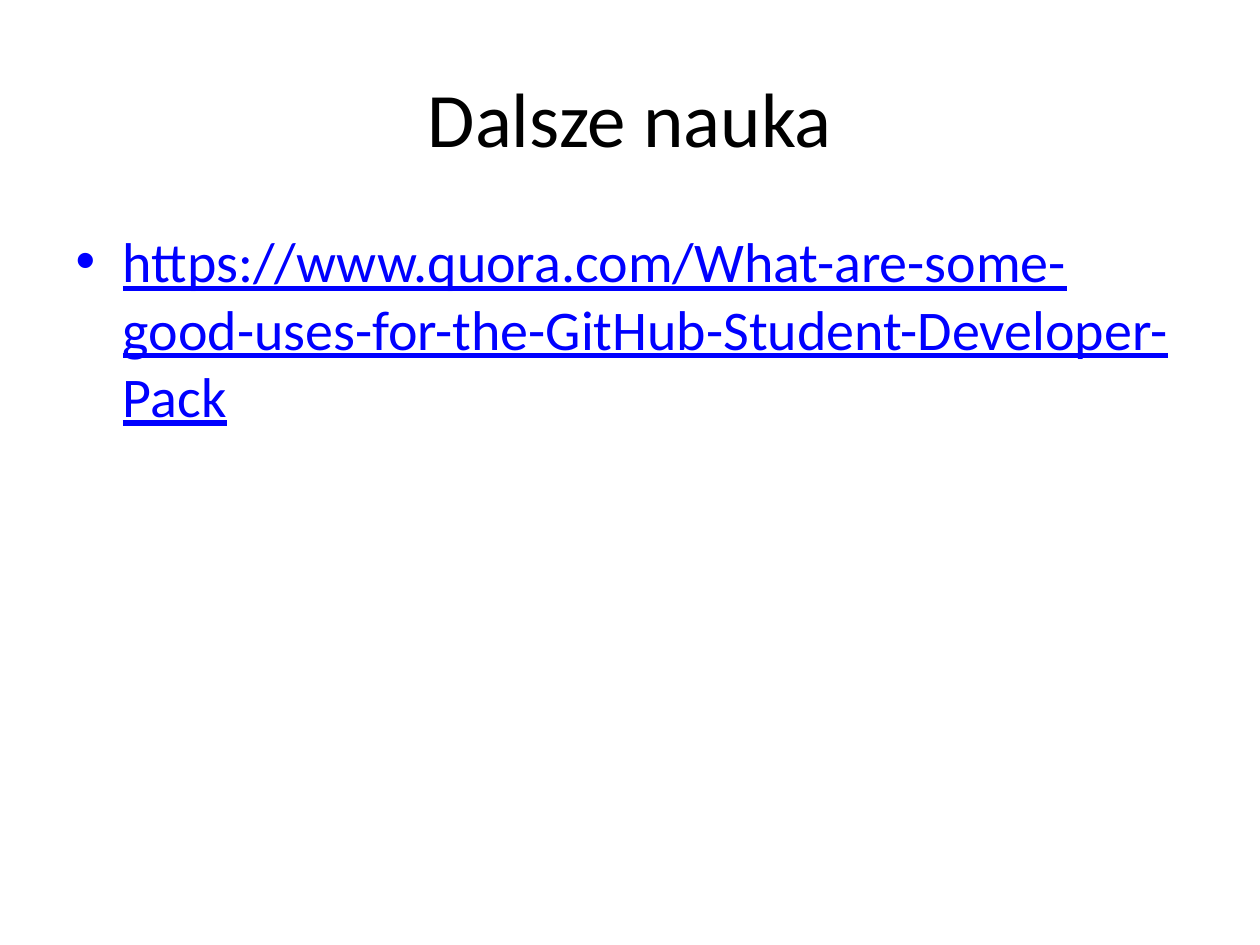
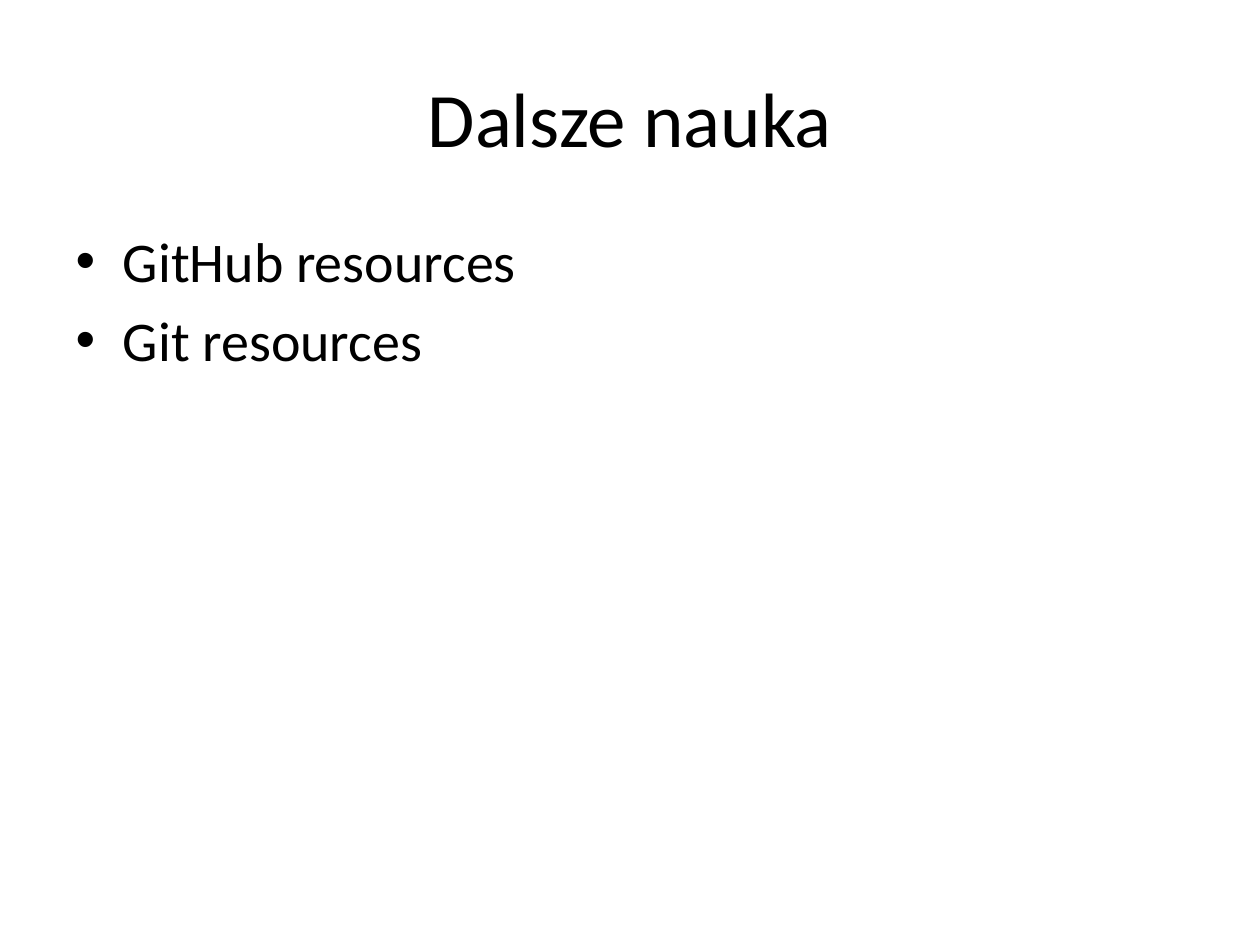
Before and after one commit to krzysztofkaluzny/codeweek, a slide deck: slide 20 of GitHub - Talk .pptx (slide 19 before the commit). Drawn at 1260x945 pixels with LibreOffice and Linux fonts; fonts in the diff are those of the drawing. Boxes give left, top, right and bottom in pixels: in the first picture for what was removed or moved away, otherwise in the second. Text is boxed around its words. In the diff, an @@ line names an element or a change of style, - is before the commit and + after.

```diff
--- a/GitHub - Talk .pptx
+++ b/GitHub - Talk .pptx
@@ text at (x1=123, y1=243, x2=516, y2=362): text changed; text colour #0000FF to #000000 @@
-• https://www.quora.com/What-are-some-good-uses-for-the-GitHub-Student-Developer-Pack
+• GitHub resources
+• Git resources
```
Also in this commit, not shown: 3 other slides changed, 1 slide added.
